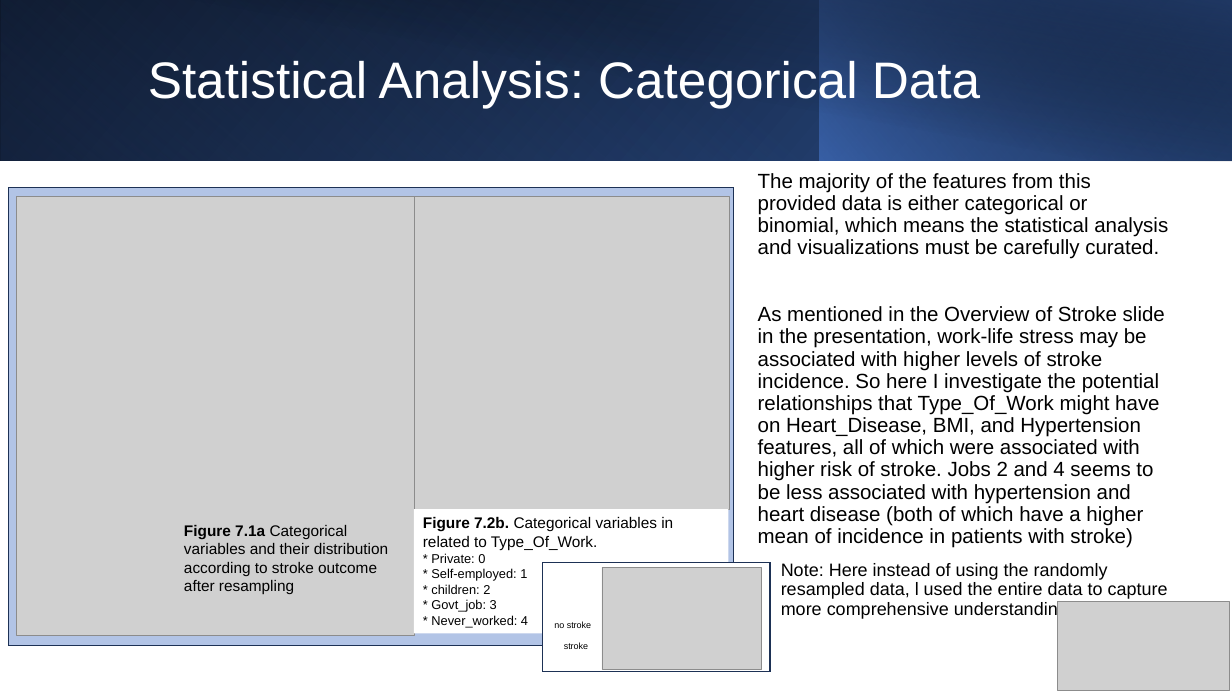
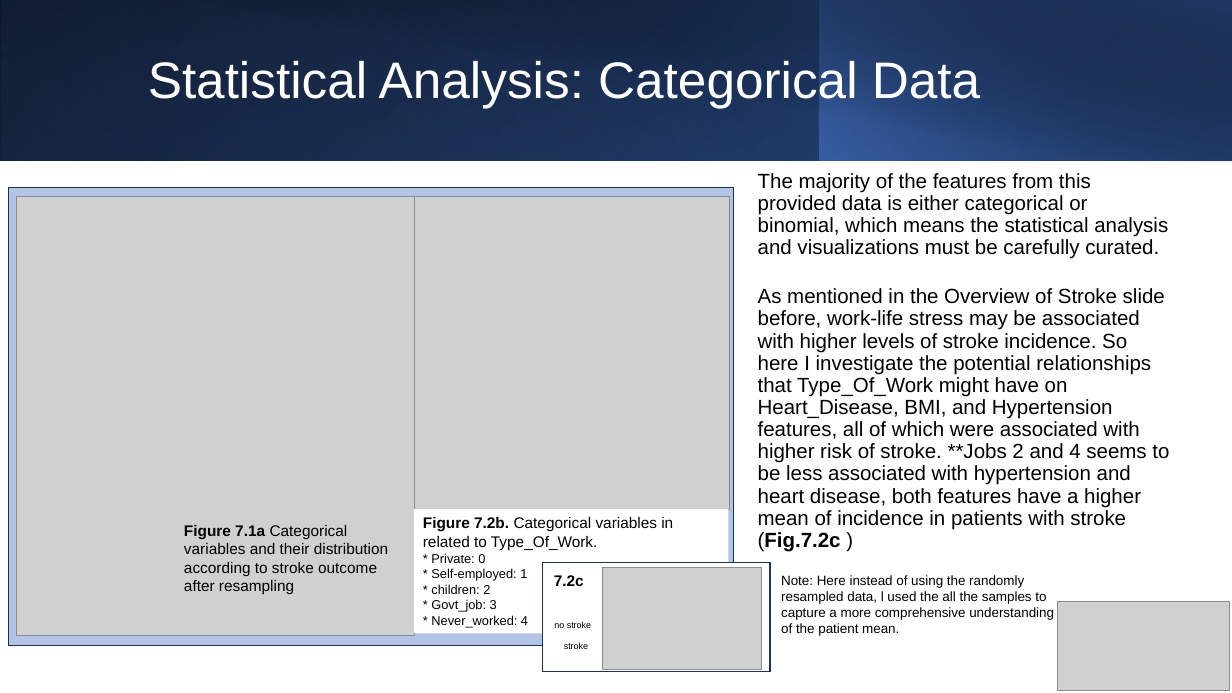
Before and after one commit to johnnys7n/Data-Scientist-Case-Study, a slide deck: slide 11 of JS-case-study-presentation.pptx. Drawn at 1232x693 pixels with LibreOffice and Linux fonts; fonts in the diff are those of the drawing; grey boxes stand for pictures. Boxes give left, top, right and bottom in pixels: in the first picture for what was removed or moved away, otherwise in the second. Text is boxed around its words. In the diff, an @@ line names an element or a change of style, - is before the commit and + after.

```diff
--- a/JS-case-study-presentation.pptx
+++ b/JS-case-study-presentation.pptx
@@ text at (x1=758, y1=288, x2=1169, y2=552): text changed @@
-As mentioned in the Overview of Stroke slide in the presentation, work-life stress may be associated with higher levels of stroke incidence. So here I investigate the potential relationships that Type_Of_Work might have on Heart_Disease, BMI, and Hypertension features, all of which were associated with higher risk of stroke. Jobs 2 and 4 seems to be less associated with hypertension and heart disease (both of which have a higher mean of incidence in patients with stroke)
-• Note: Here instead of using the randomly resampled data, l used the entire data to capture more comprehensive understanding.
+As mentioned in the Overview of Stroke slide before, work-life stress may be associated with higher levels of stroke incidence. So here I investigate the potential relationships that Type_Of_Work might have on Heart_Disease, BMI, and Hypertension features, all of which were associated with higher risk of stroke. **Jobs 2 and 4 seems to be less associated with hypertension and heart disease, both features have a higher mean of incidence in patients with stroke (Fig.7.2c )
@@ text added at (x1=554, y1=575, x2=584, y2=586), 12 pt, text #000000, bold @@
+7.2c
@@ text added at (x1=781, y1=575, x2=1054, y2=636), 10.5 pt, text #000000 @@
+Note: Here instead of using the randomly resampled data, l used the all the samples to capture a more comprehensive understanding of the patient mean.
```
Also in this commit, not shown: 17 other slides changed, 1 other file.
